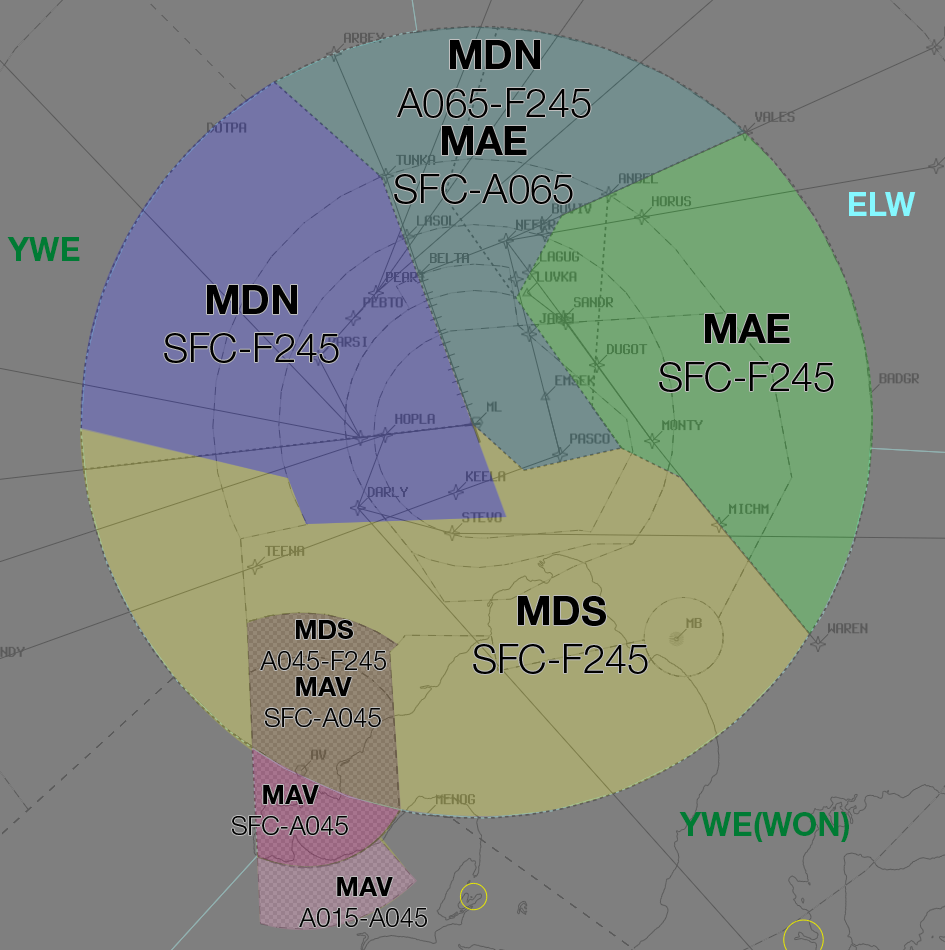
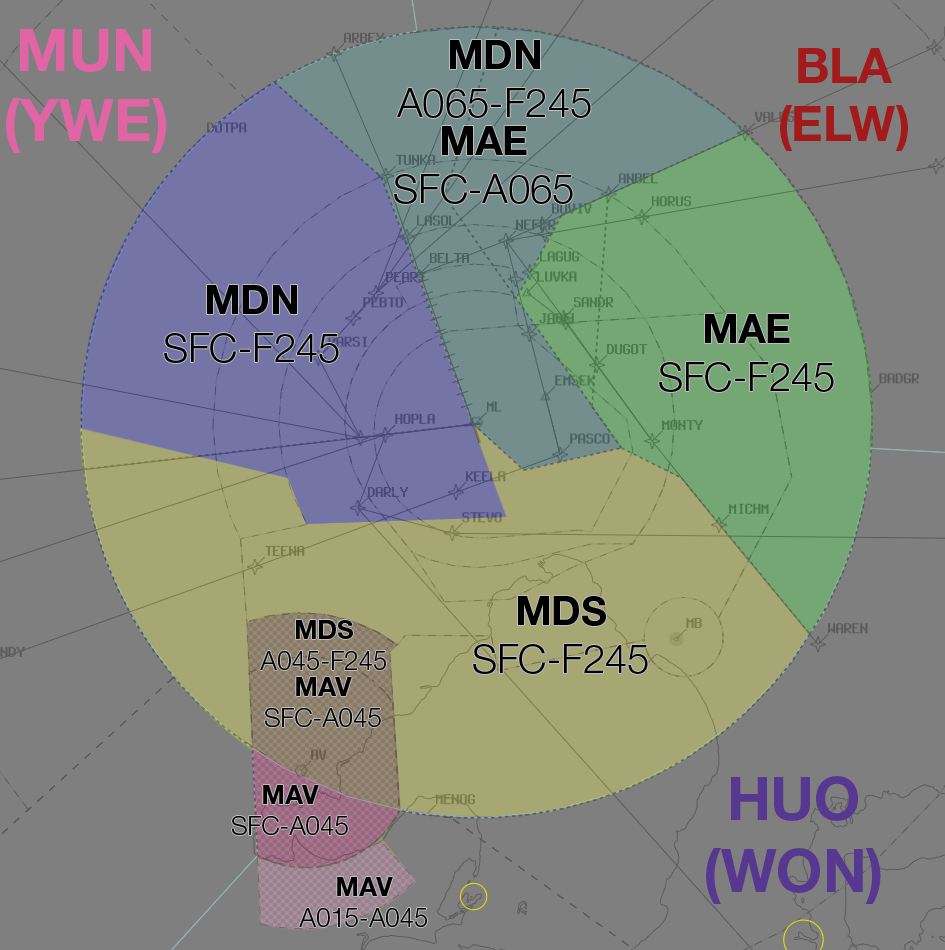
Layer changes from the first 945x950 image to the second:
added layer "BLA (ELW)" in group "Enroute" over [780, 48, 908, 151]
added layer "MUN (YWE)" in group "Enroute" over [6, 29, 167, 153]
renamed "YWE(WON)" to "HUO (WON)", painted on it over [679, 776, 881, 904]
removed layer "YWE" from group "Enroute" over [7, 237, 80, 261]
removed layer "ELW" from group "Enroute" over [849, 192, 916, 216]